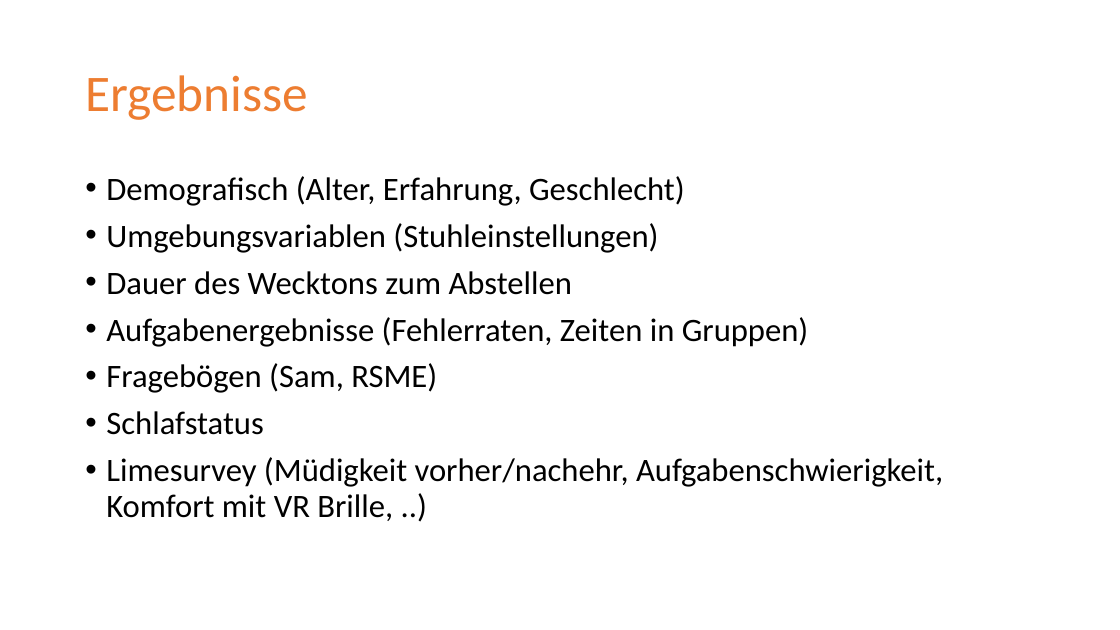
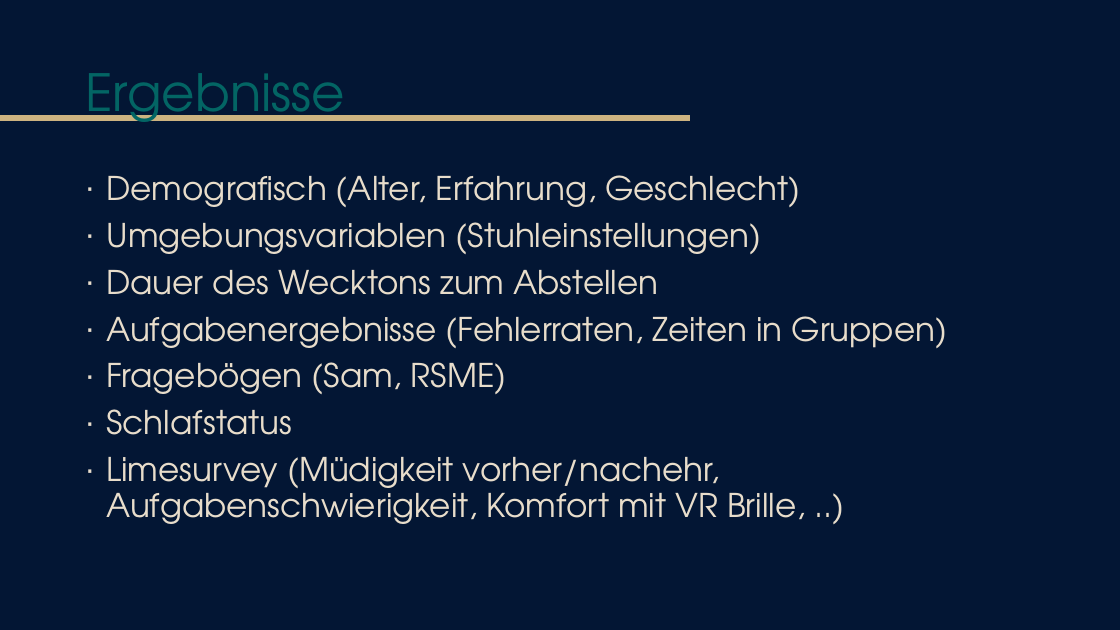
Before and after one commit to tlahmann/mci-af, a slide deck: slide 13 of presentation/Resync Studie.pptx (slide 14 before the commit). Drawn at 1120x630 pixels with LibreOffice and Linux fonts; fonts in the diff are those of the drawing. Boxes give left, top, right and bottom in pixels: in the first picture for what was removed or moved away, otherwise in the second. Text is boxed around its words. In the diff, an @@ line names an element or a change of style, - is before the commit and + after.

Commit message:
Fiddle with the design

```diff
--- a/presentation/Resync Studie.pptx
+++ b/presentation/Resync Studie.pptx
@@ background #FFFFFF to #031634 @@
@@ title "Ergebnisse" at bbox=[85, 73, 345, 122]: font Calibri to TeX Gyre Adventor, text colour #ED7D31 to #036564 @@
@@ line added from (0, 118) to (690, 118), #CDB380 4.5 pt @@
@@ text "Demografisch (Alter, Erfahrung, Geschlecht)" at bbox=[106, 175, 948, 524]: font Calibri to TeX Gyre Adventor, text colour #000000 to #E8DDCB; bullet • to ∙ @@
```
Also in this commit, not shown: 11 other slides changed, 3 slides added, 4 slides removed.
